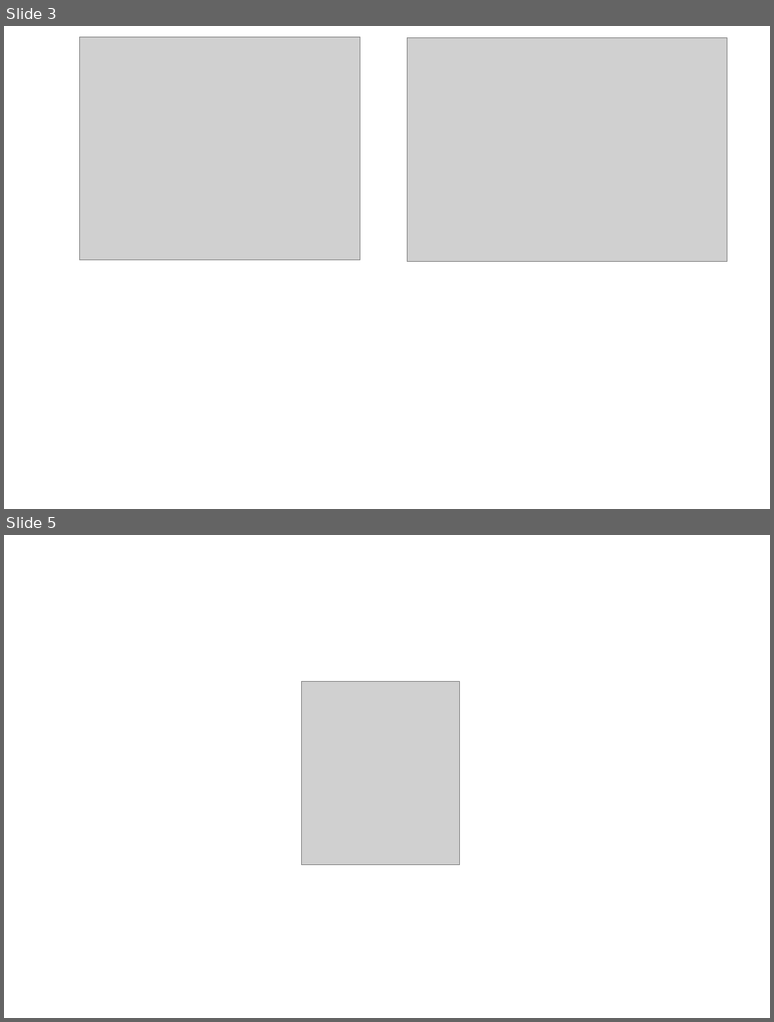
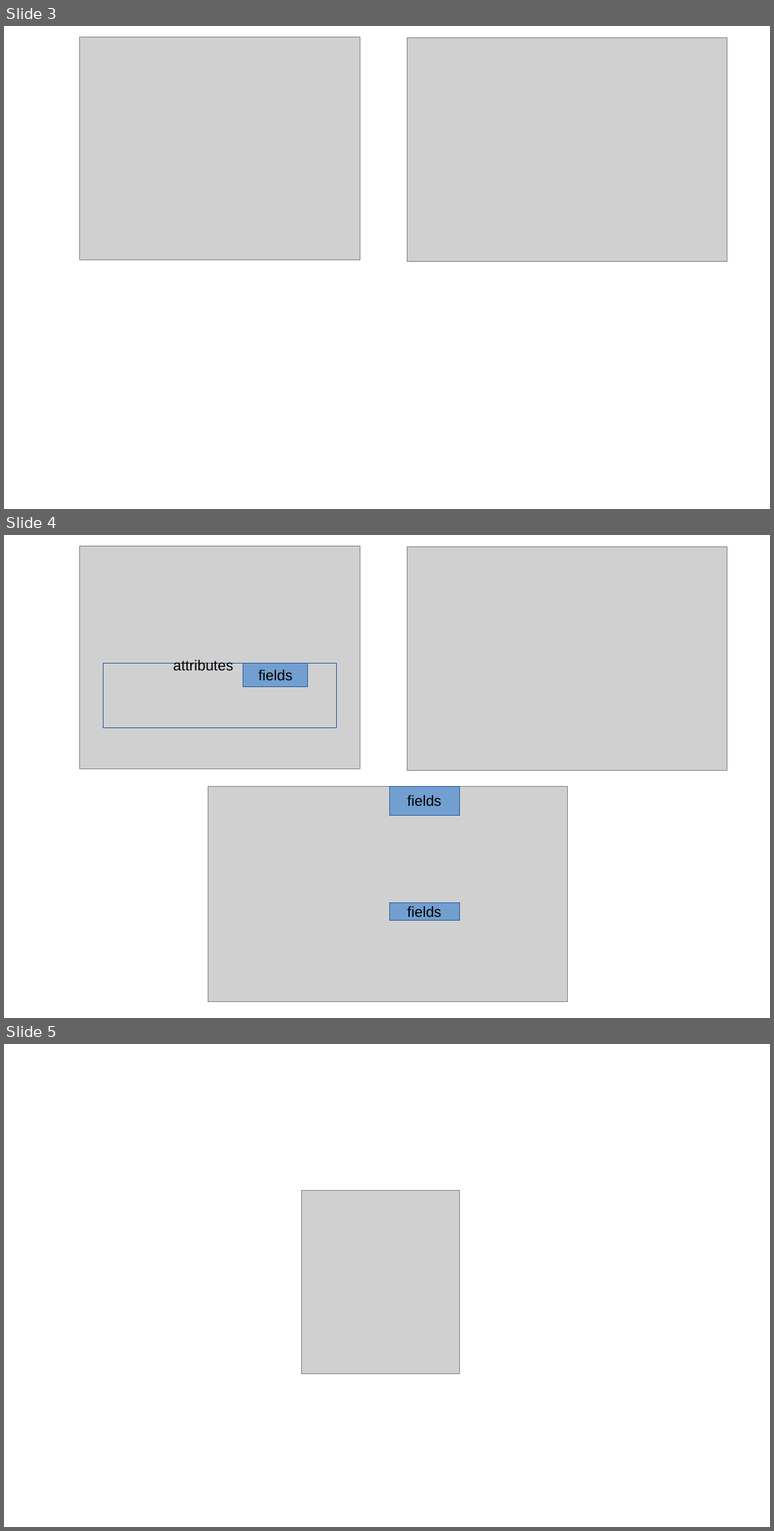
Before and after one commit to PabloMosUU/UssPython, a slide deck: Slides/Unit3.1 presentation.odp. Shown one above the other, each under a label of ours: slides 3 and 5 before the commit, slides 3, 4 and 5 after it; the slides between them are not shown. The pictures are 774x1022 and 774x1531 pixels, drawn with LibreOffice and Linux fonts; fonts in the diff are those of the drawing; grey boxes stand for pictures. Boxes give left, top, right and bottom in pixels: in the first picture for what was removed or moved away, otherwise in the second. Text is boxed around its words. In the diff, an @@ line names an element or a change of style, - is before the commit and + after.

```diff
--- a/Slides/Unit3.1 presentation.odp
+++ b/Slides/Unit3.1 presentation.odp
@@ slide 4 added at [4, 535, 770, 1018], background #FFFFFF @@
@@ picture added at [80, 546, 360, 768] @@
@@ picture added at [407, 546, 728, 771] @@
@@ rectangle added at [104, 663, 337, 728], outline #3465A4 0 pt @@
@@ text added at [173, 660, 234, 670], 18 pt, text #000000 @@
+attributes
@@ rectangle added at [243, 663, 308, 687], fill #729FCF, outline #3465A4 0 pt, 18 pt, text #000000 @@
+fields
@@ picture added at [208, 786, 568, 1002] @@
@@ rectangle added at [389, 786, 459, 815], fill #729FCF, outline #3465A4 0 pt, 18 pt, text #000000 @@
+fields
@@ rectangle added at [389, 903, 459, 920], fill #729FCF, outline #3465A4 0 pt, 18 pt, text #000000 @@
+fields
```
Also in this commit, not shown: 1 slide removed.
